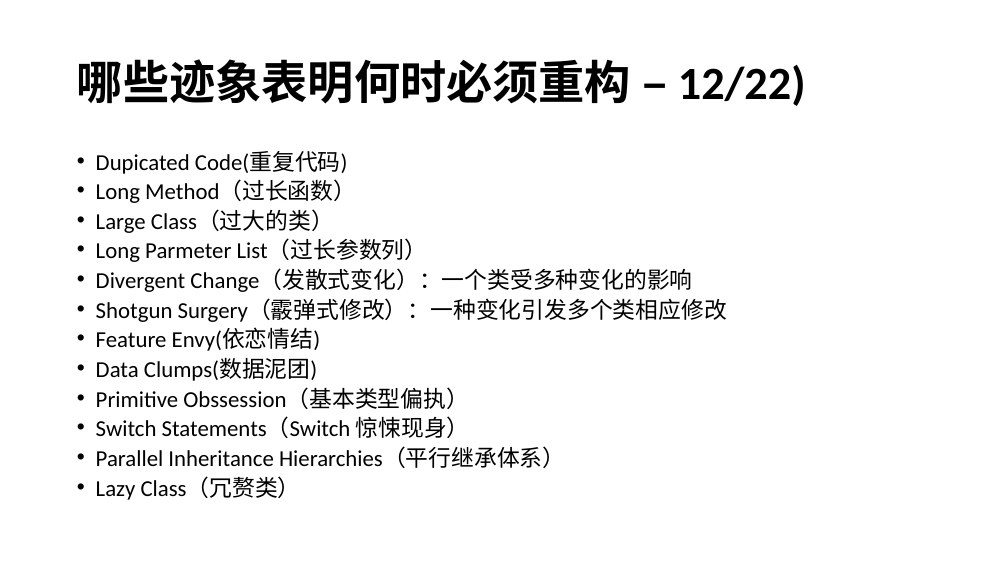
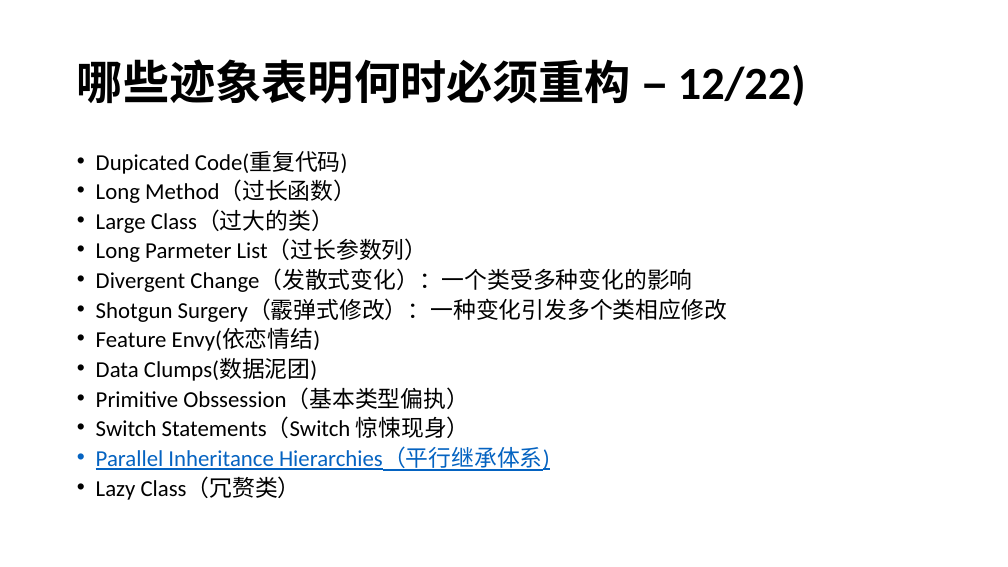
Before and after one commit to YingVickyCao/YingVickyCao.github.io, a slide deck: slide 10 of books/refactoring_improve_the_design_of_existing_code/Refactoring.pptx. Drawn at 1008x567 pixels with LibreOffice and Linux fonts; fonts in the diff are those of the drawing. Boxes give left, top, right and bottom in pixels: in the first picture for what was removed or moved away, otherwise in the second. Text is boxed around its words. In the diff, an @@ line names an element or a change of style, - is before the commit and + after.

```diff
--- a/books/refactoring_improve_the_design_of_existing_code/Refactoring.pptx
+++ b/books/refactoring_improve_the_design_of_existing_code/Refactoring.pptx
@@ text at [96,447,550,471]: text changed; text colour #000000 to #0563C1 @@
-• Parallel Inheritance Hierarchies（平行继承体系）
+• Parallel Inheritance Hierarchies（平行继承体系)
```
Also in this commit, not shown: 2 other files.
